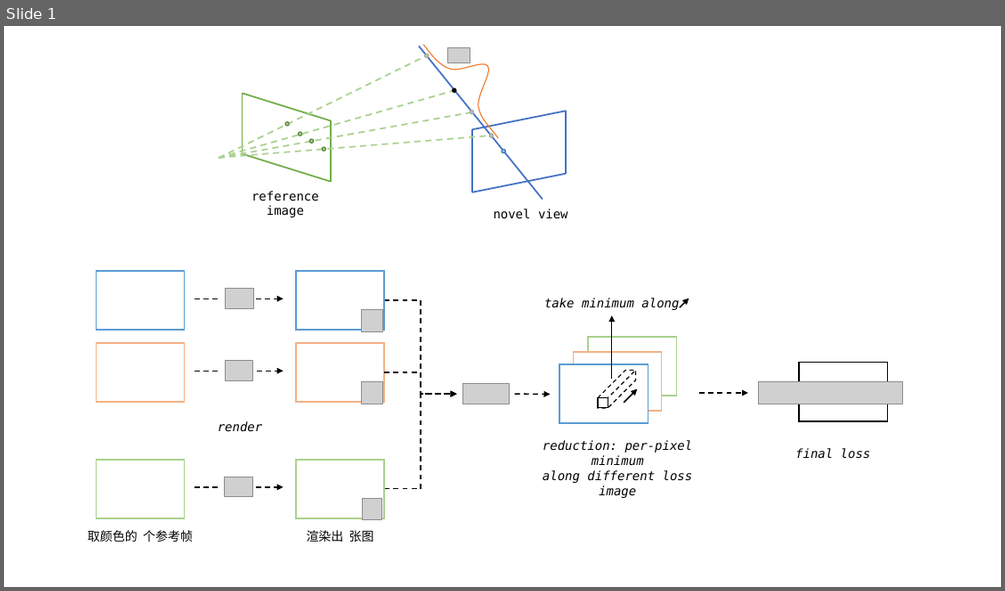
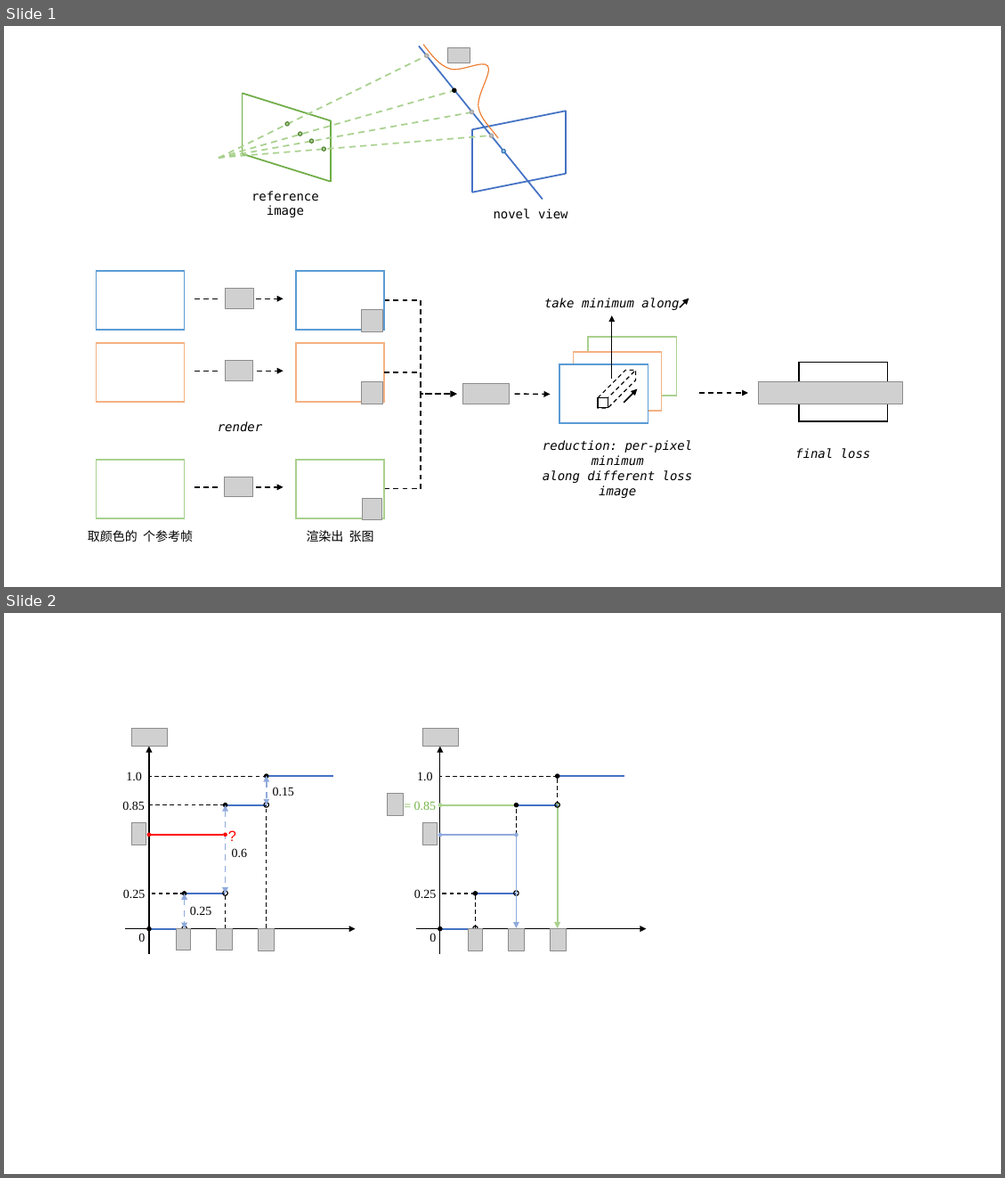
Before and after one commit to ShinoSpace/Graphics, a slide deck: src/raw/RawFigure.pptx. Shown one above the other, each under a label of ours: slide 1 before the commit, slides 1 and 2 after it. The pictures are 1005x591 and 1005x1178 pixels, drawn with LibreOffice and Linux fonts; fonts in the diff are those of the drawing; grey boxes stand for pictures; background and template pictures are left out. Boxes give left, top, right and bottom in pixels: in the first picture for what was removed or moved away, otherwise in the second. Text is boxed around its words. In the diff, an @@ line names an element or a change of style, - is before the commit and + after.

```diff
--- a/src/raw/RawFigure.pptx
+++ b/src/raw/RawFigure.pptx
@@ slide 2 added at [4, 613, 1001, 1174], background #FFFFFF @@
@@ group added at [122, 728, 647, 954]: 18 lines, 14 ellipses, 12 texts, 11 pictures, 6 arrows, 6 double arrows @@
+0.25
+0
+= 0.85
+1.0
+0.25
+0
+0.85
+1.0
+0.25
+0.6
+?
+0.15
```
Also in this commit, not shown: 21 other files.
